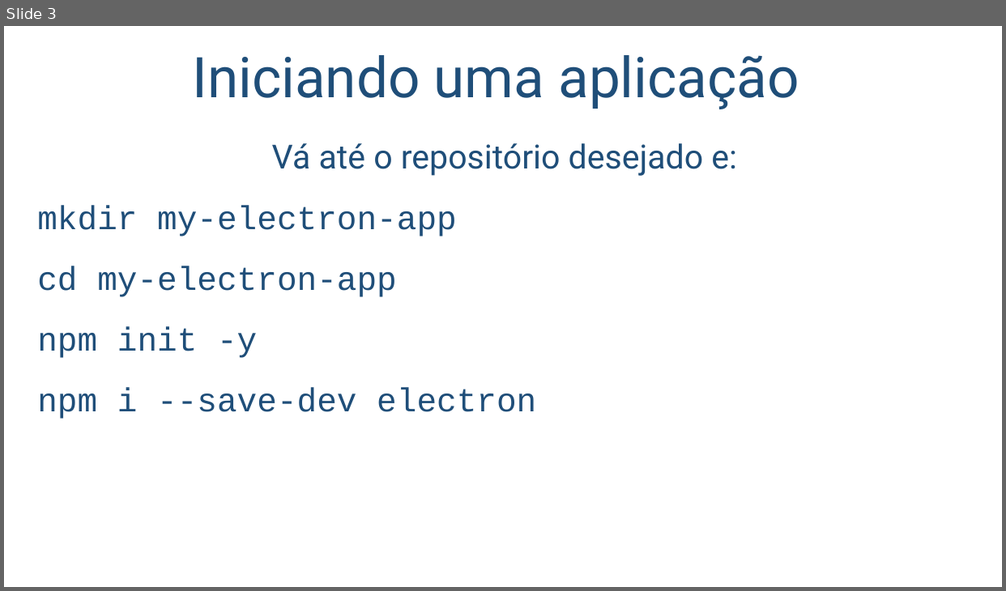
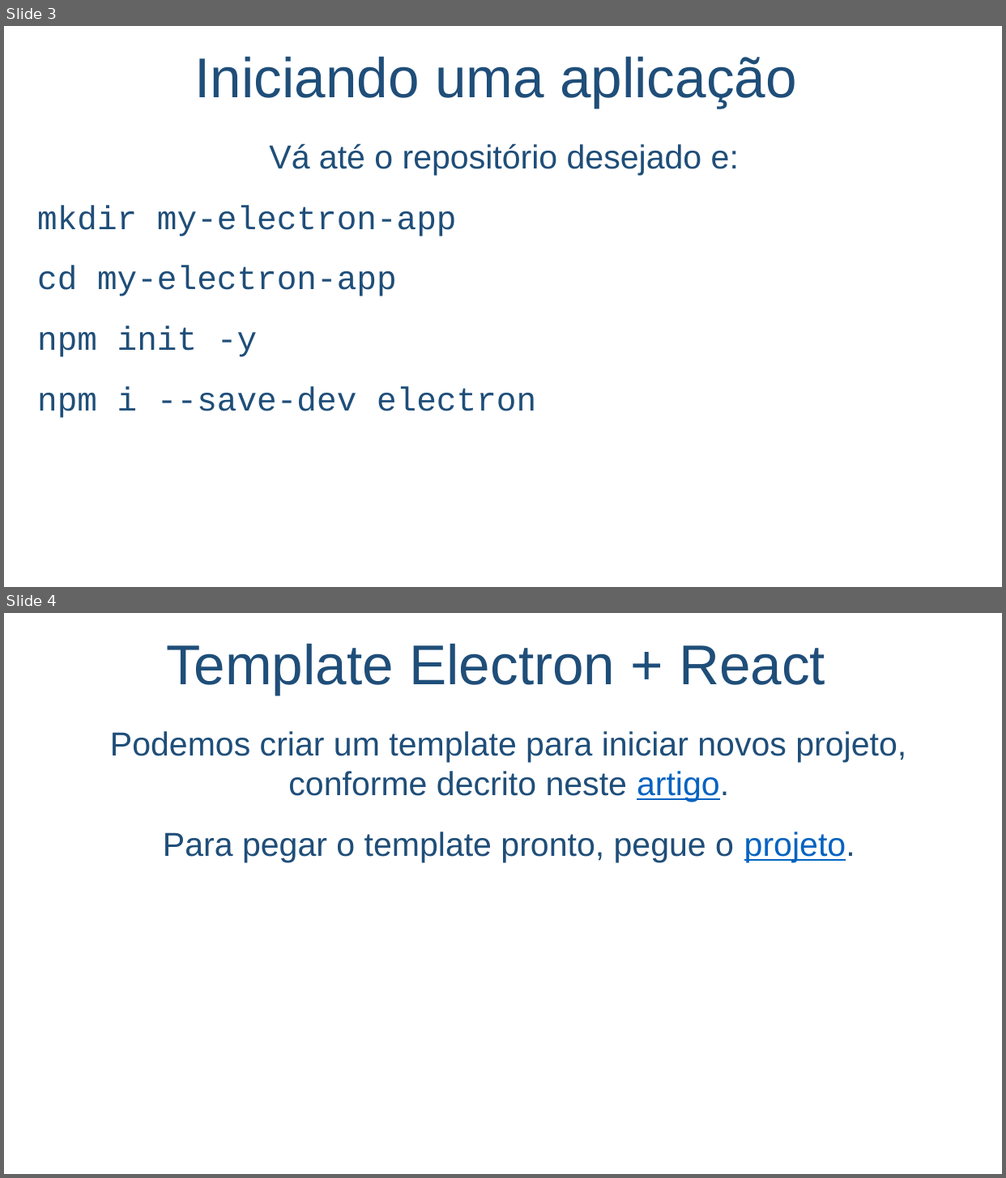
Before and after one commit to salmo-jr/public-slides, a slide deck: electron-introducao.pptx. Shown one above the other, each under a label of ours: slide 3 before the commit, slides 3 and 4 after it. The pictures are 1006x591 and 1006x1178 pixels, drawn with LibreOffice and Linux fonts; fonts in the diff are those of the drawing; background and template pictures are left out. Boxes give left, top, right and bottom in pixels: in the first picture for what was removed or moved away, otherwise in the second. Text is boxed around its words. In the diff, an @@ line names an element or a change of style, - is before the commit and + after.

```diff
--- a/electron-introducao.pptx
+++ b/electron-introducao.pptx
@@ slide 4 added at [4, 613, 1002, 1174], background picture (left out) @@
@@ text added at [166, 643, 825, 695], 54 pt, text #1F4E79 @@
+Template Electron + React
@@ text added at [110, 731, 906, 862], 32 pt, text #1F4E79 @@
+Podemos criar um template para iniciar novos projeto, conforme decrito neste artigo.
+Para pegar o template pronto, pegue o projeto.
@@ slide 3 changed as well @@
@@ text "Iniciando uma aplicação" at [195, 56, 797, 108]: font Roboto to Arial @@
@@ text "Vá até o repositório desejado ..." at [37, 143, 739, 418]: font Roboto to Arial in "Vá até o repositório desejado e:" @@
```
Also in this commit, not shown: 3 other slides changed, 2 other slides added, 1 slide removed, 1 other file.
